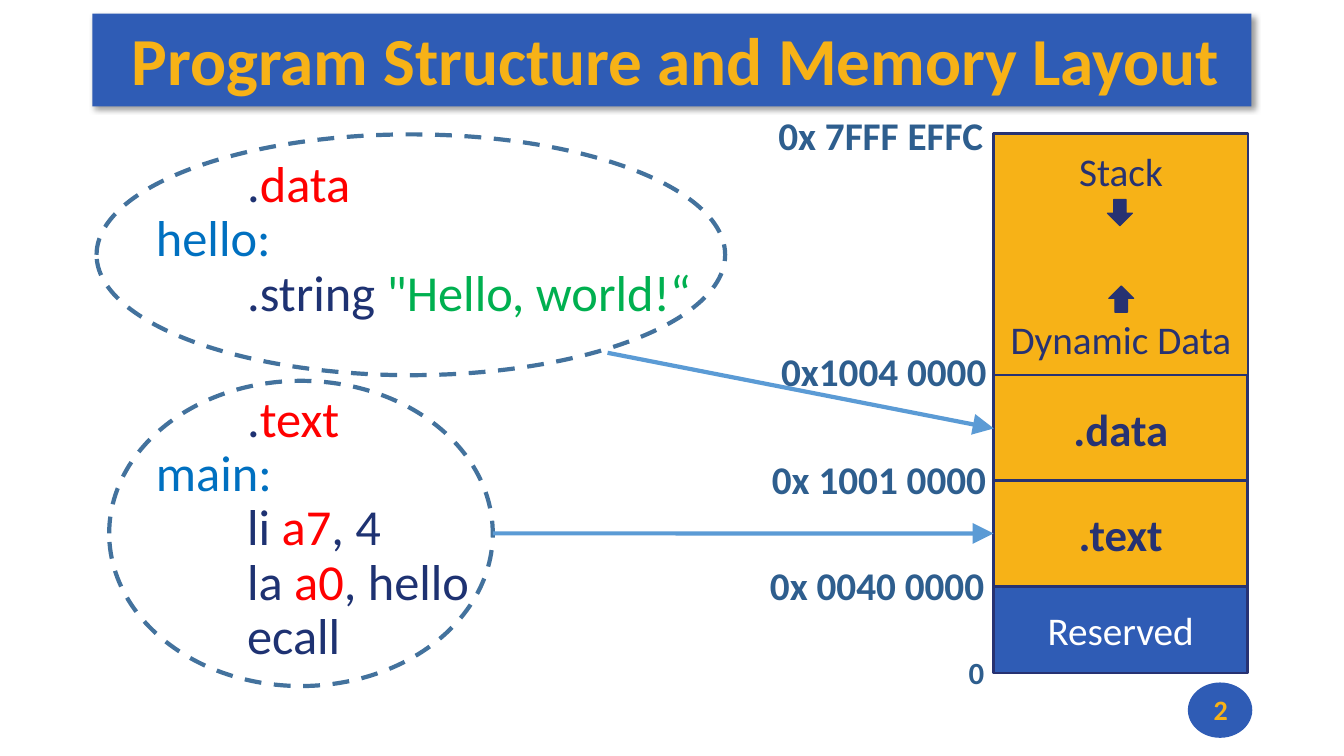
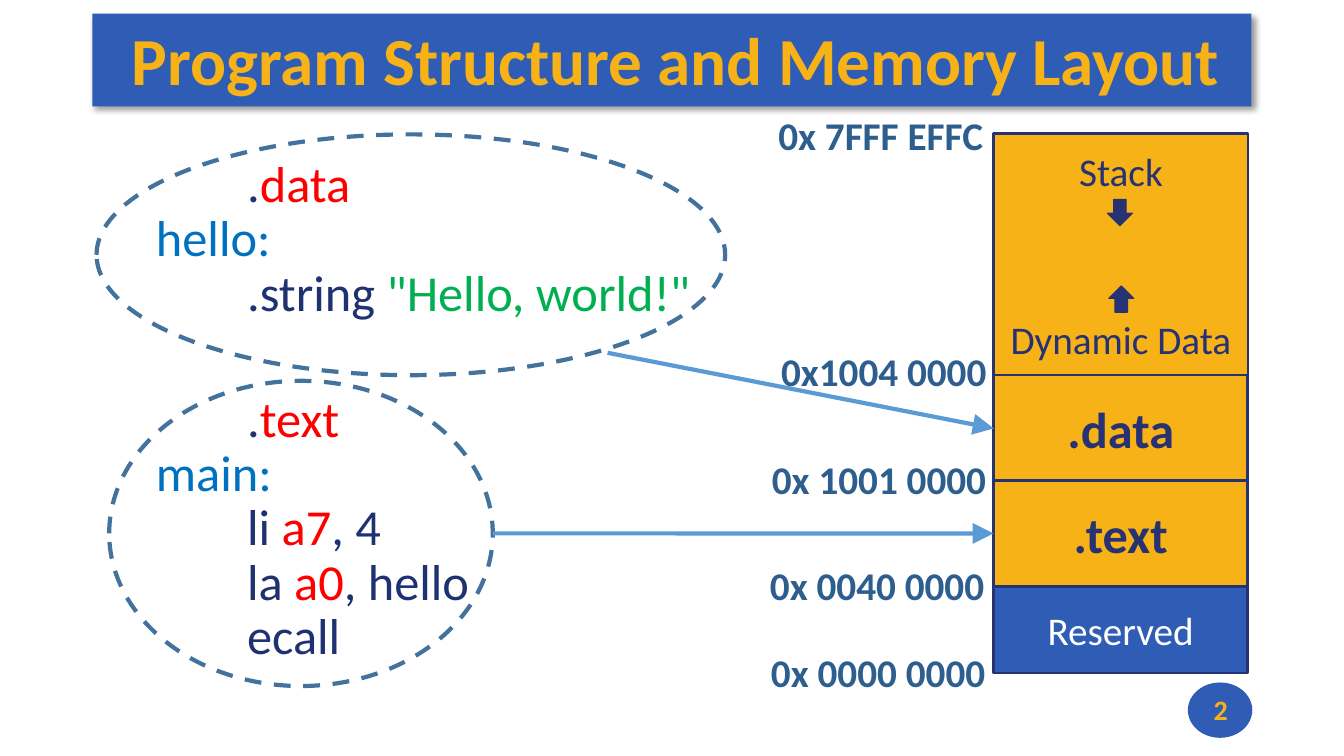
Before and after one commit to andrewt0301/hse-acos-course, a slide deck: slide 2 of docs/part1ca/05_MacrosBranchesArrays/CA_Lecture_05.pptx. Drawn at 1344x756 pixels with LibreOffice and Linux fonts; fonts in the diff are those of the drawing. Boxes give left, top, right and bottom in pixels: in the first picture for what was removed or moved away, otherwise in the second. Text is boxed around its words. In the diff, an @@ line names an element or a change of style, - is before the commit and + after.

Commit message:
Working on Lecture 5

```diff
--- a/docs/part1ca/05_MacrosBranchesArrays/CA_Lecture_05.pptx
+++ b/docs/part1ca/05_MacrosBranchesArrays/CA_Lecture_05.pptx
@@ text at <box>247,276,690,322</box>: text changed @@
-.string "Hello, world!“
+.string "Hello, world!"
@@ rectangle ".data" at <box>994,375,1248,482</box>: size 32 to 36 pt @@
@@ rectangle ".text" at <box>994,481,1248,587</box>: size 32 to 36 pt @@
@@ text at <box>771,661,985,688</box>: text changed; size 22 to 28 pt @@
-0
+0x 0000 0000
```
Also in this commit, not shown: 5 slides added, 3 other files.
